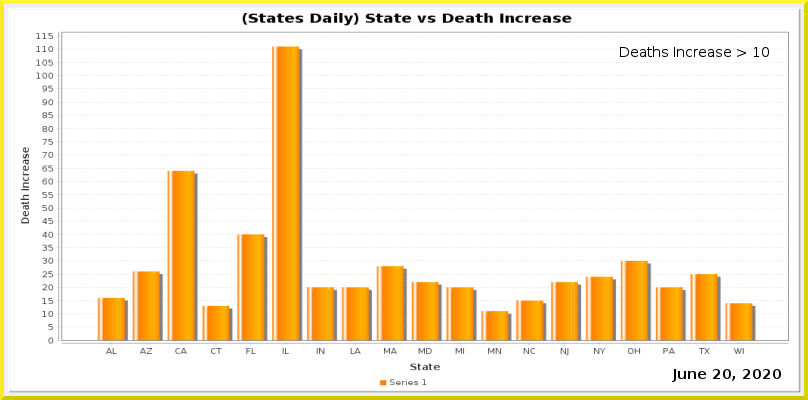
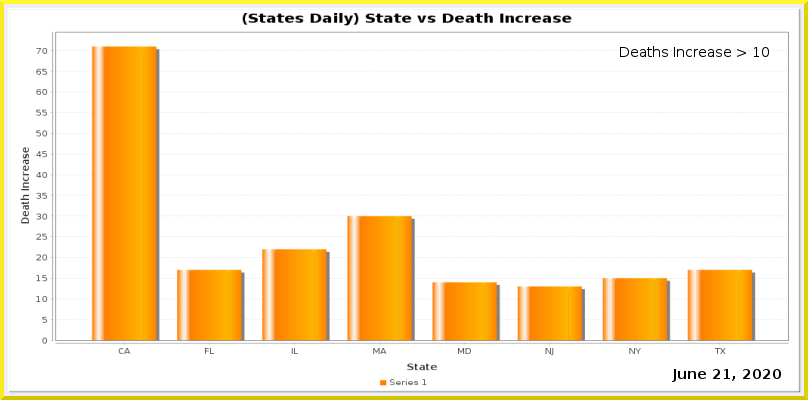
Layer changes from the first 808x400 image to the second:
painted on "Current Date" over [723, 369, 731, 379]
painted on "Date_vs_TestIncrease.png" over [36, 31, 789, 371]
